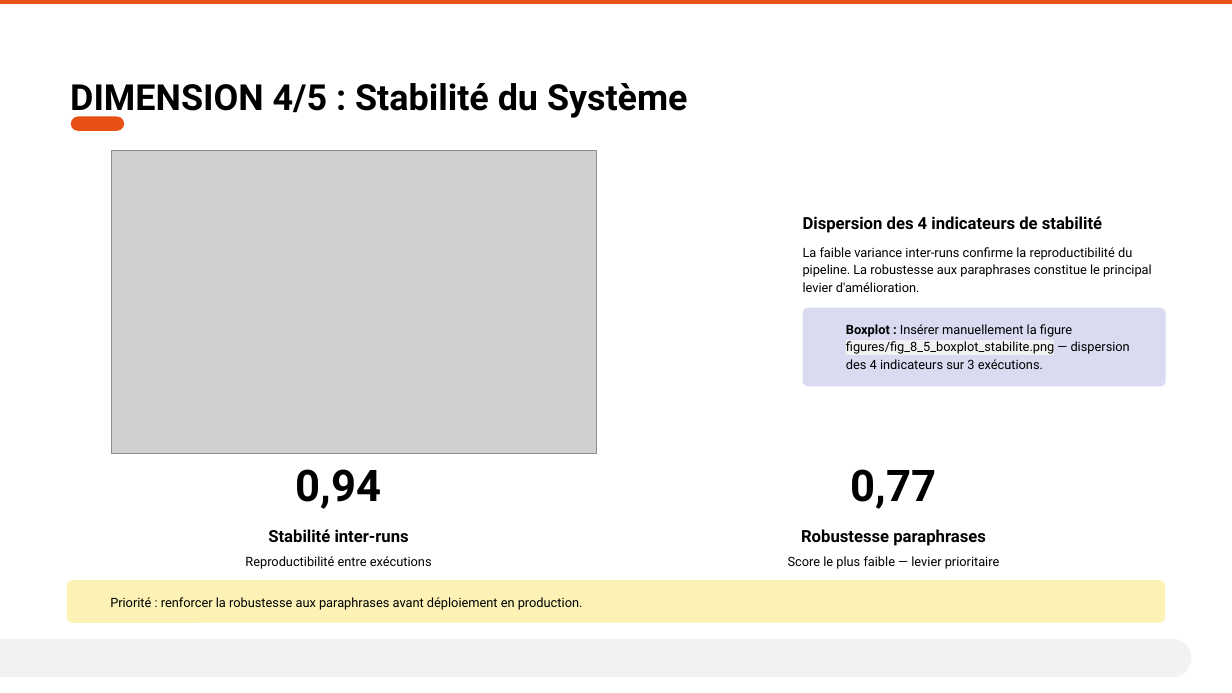
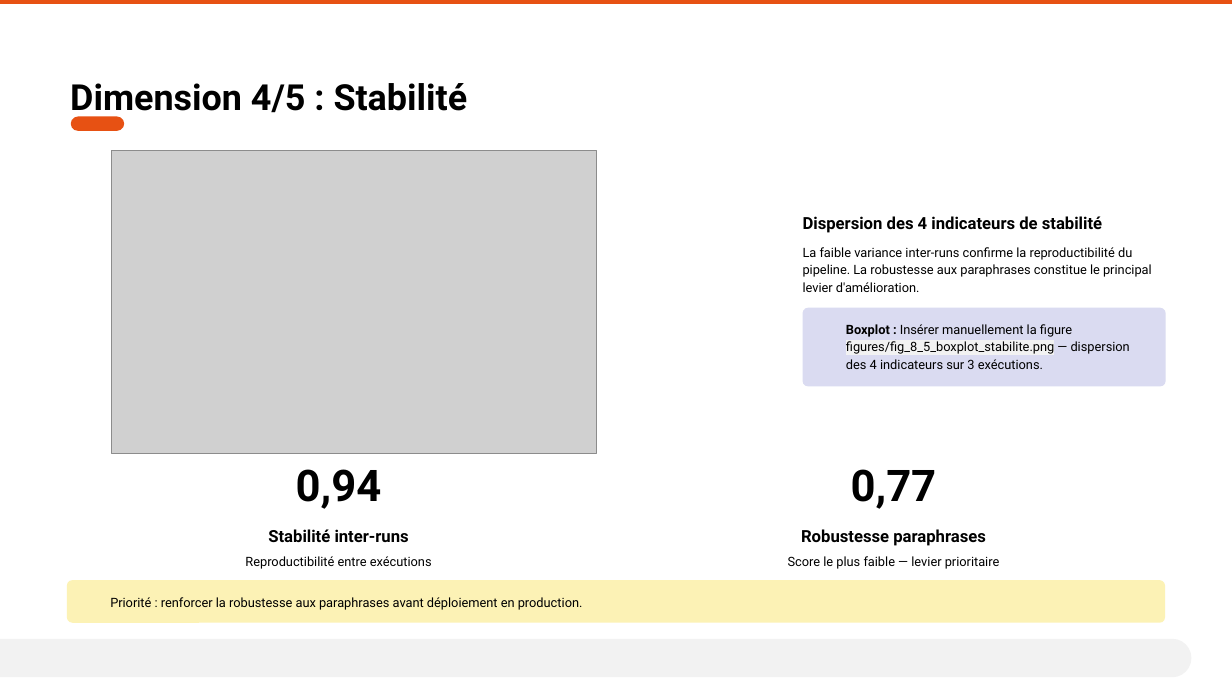
Before and after one commit to AurelienLELEU/memoire, a slide deck: slide 9 of Évaluer la cohérence et la fiabilité d'un système RAG en contexte industriel critique.pptx. Drawn at 1232x693 pixels with LibreOffice and Linux fonts; fonts in the diff are those of the drawing; grey boxes stand for pictures; background and template pictures are left out. Boxes give left, top, right and bottom in pixels: in the first picture for what was removed or moved away, otherwise in the second. Text is boxed around its words. In the diff, an @@ line names an element or a change of style, - is before the commit and + after.

```diff
--- a/Évaluer la cohérence et la fiabilité d'un système RAG en contexte industriel critique.pptx
+++ b/Évaluer la cohérence et la fiabilité d'un système RAG en contexte industriel critique.pptx
@@ text at (70,83,468,119): text changed @@
-DIMENSION 4/5 : Stabilité du Système
+Dimension 4/5 : Stabilité
```
Also in this commit, not shown: 8 other slides changed.
